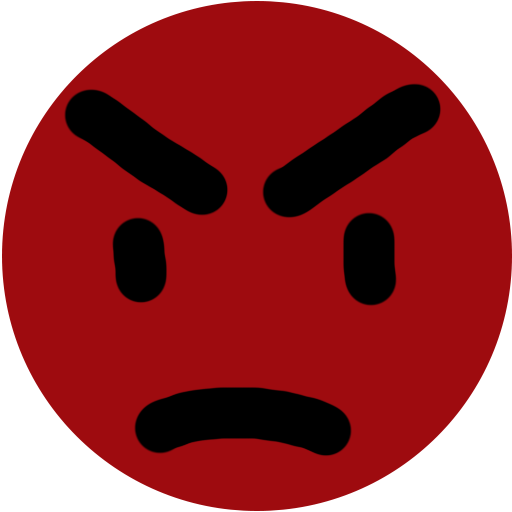
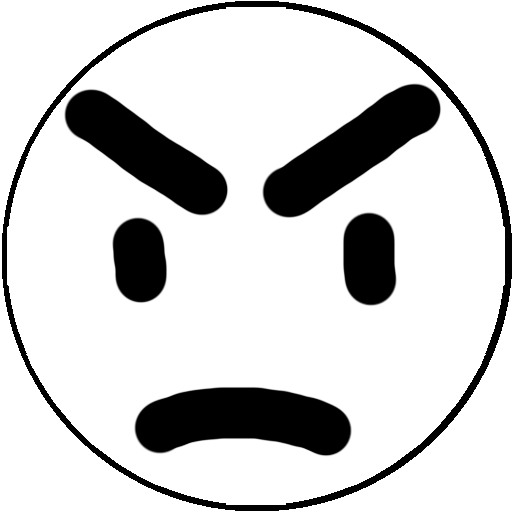
The second 512 × 512 image is a revision of the first. Changes to its layers:
added layer "Ellipse 1" (1st of 2) above "Ellipse 1" over [7,7,505,505]
painted on "Ellipse 1" (2nd of 2) over [2,1,512,511]
